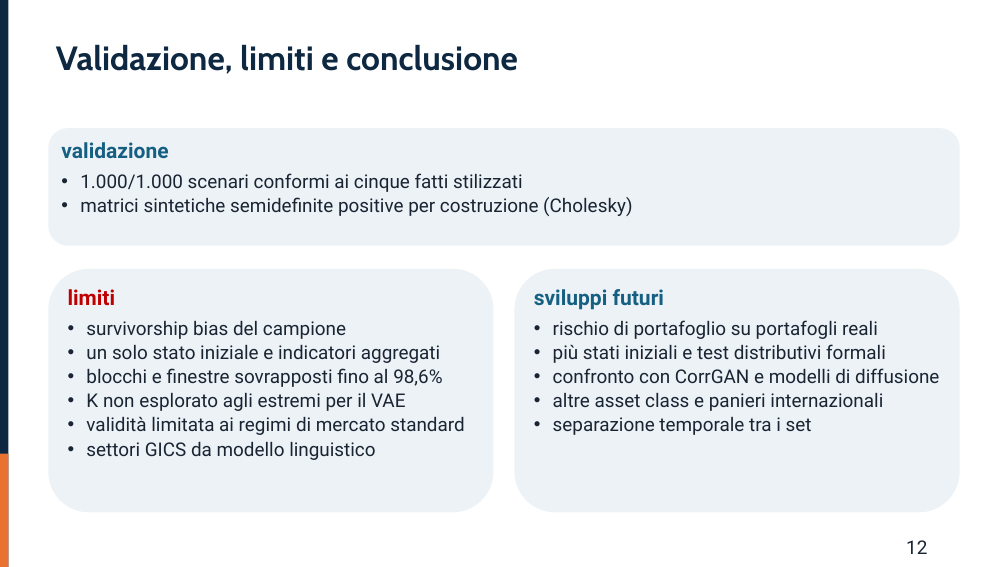
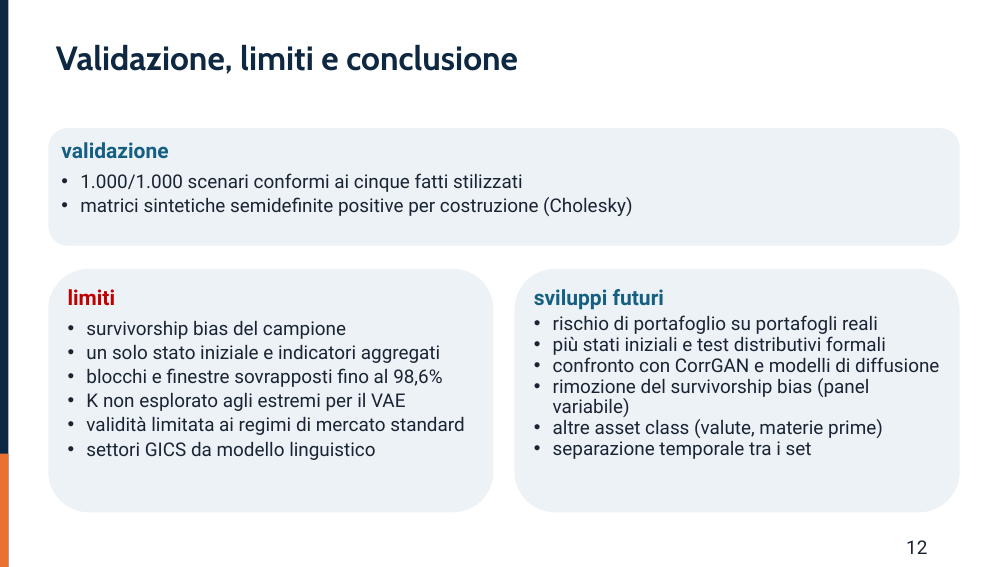
Before and after one commit to rcrupiISP/SyntheticCorrelationVAE, a slide deck: slide 14 of Dai pixel ai portafogli finanziari.pptx. Drawn at 1008x567 pixels with LibreOffice and Linux fonts; fonts in the diff are those of the drawing. Boxes give left, top, right and bottom in pixels: in the first picture for what was removed or moved away, otherwise in the second. Text is boxed around its words. In the diff, an @@ line names an element or a change of style, - is before the commit and + after.

```diff
--- a/Dai pixel ai portafogli finanziari.pptx
+++ b/Dai pixel ai portafogli finanziari.pptx
@@ text in rounded rectangle at (534,289,939,459): less space between paragraphs; line spacing 21pt to 19pt @@
@@ text in rounded rectangle at (553,378,883,438): text changed @@
-• altre asset class e panieri internazionali
+• rimozione del survivorship bias (panel variabile)
+• altre asset class (valute, materie prime)
```
Also in this commit, not shown: 2 other slides changed.
